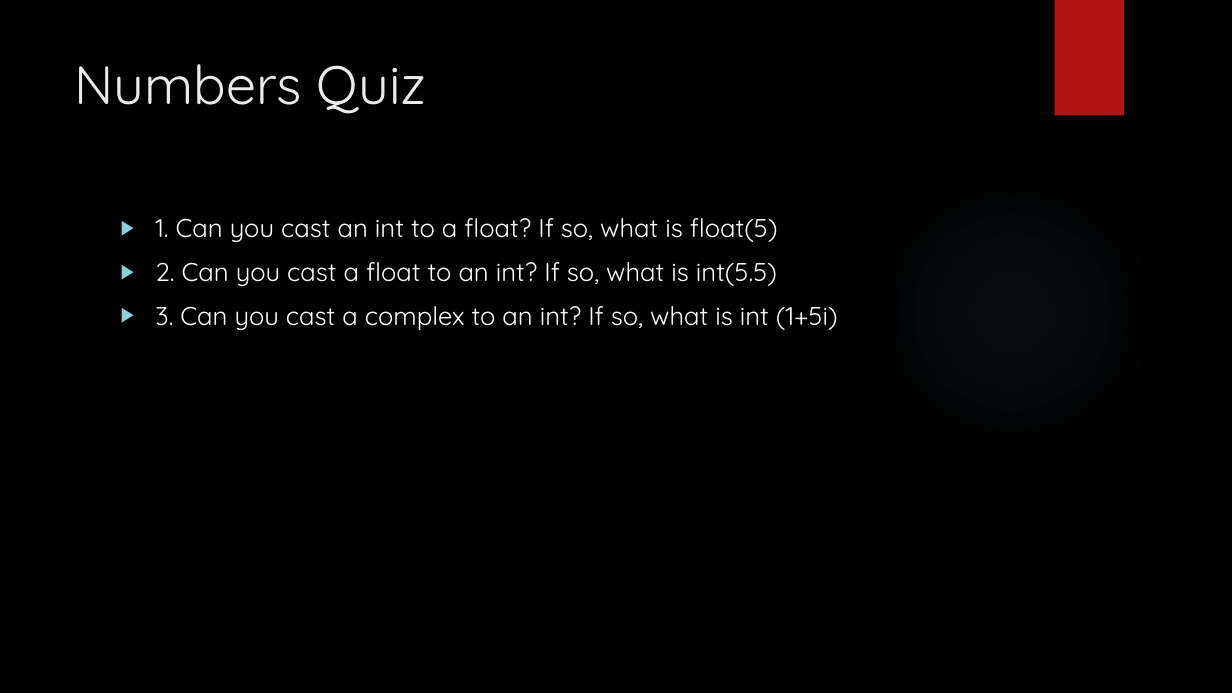
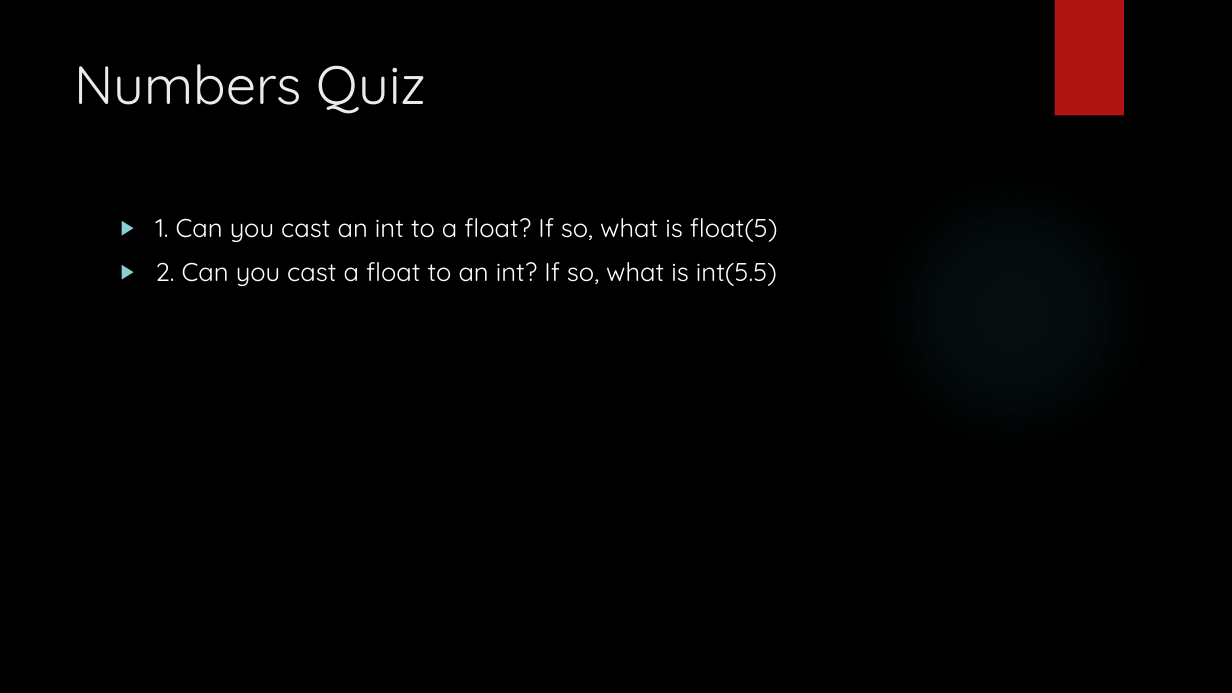
Before and after one commit to siddbose97/pythonWorkshop, a slide deck: slide 32 of pythonpresentation.pptx. Drawn at 1232x693 pixels with LibreOffice and Linux fonts; fonts in the diff are those of the drawing; background and template pictures are left out. Boxes give left, top, right and bottom in pixels: in the first picture for what was removed or moved away, otherwise in the second. Text is boxed around its words. In the diff, an @@ line names an element or a change of style, - is before the commit and + after.

```diff
--- a/pythonpresentation.pptx
+++ b/pythonpresentation.pptx
@@ text at [155, 306, 838, 330]: paragraph removed @@
-▶ 3. Can you cast a complex to an int? If so, what is int (1+5i)
```
Also in this commit, not shown: 14 other slides changed, 4 other files.
